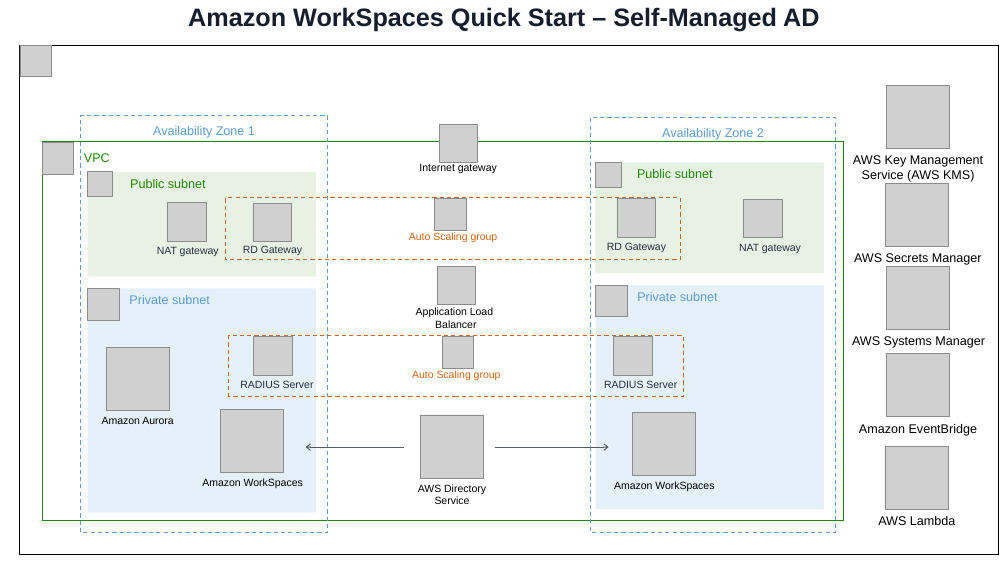
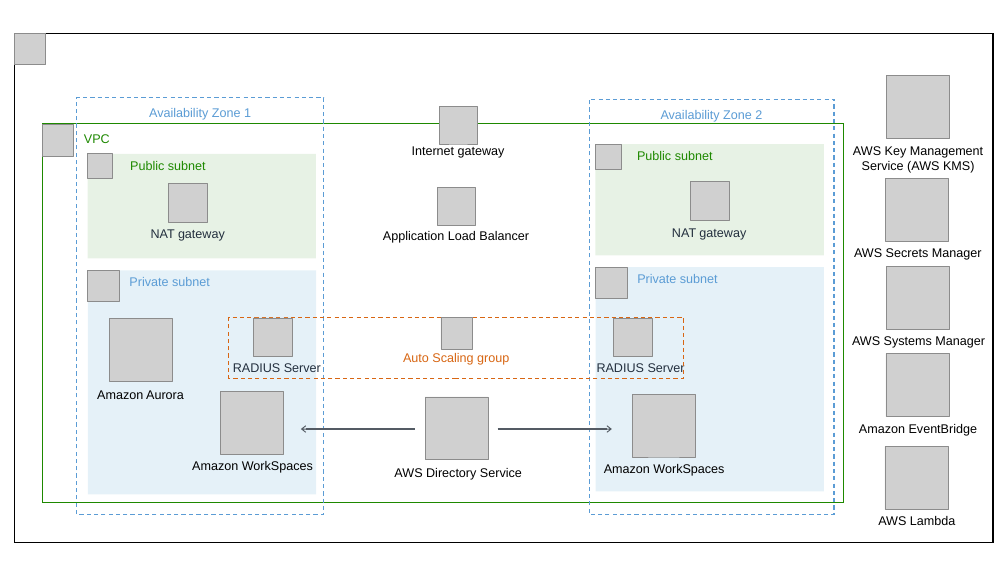
Before and after one commit to aws-quickstart/quickstart-freeradius-mfa-workspaces, a slide deck: slide 3 of docs/deployment_guide/images/Quick Start Ref. Arch.pptx. Drawn at 1008x567 pixels with LibreOffice and Linux fonts; fonts in the diff are those of the drawing; grey boxes stand for pictures. Boxes give left, top, right and bottom in pixels: in the first picture for what was removed or moved away, otherwise in the second. Text is boxed around its words. In the diff, an @@ line names an element or a change of style, - is before the commit and + after.

```diff
--- a/docs/deployment_guide/images/Quick Start Ref. Arch.pptx
+++ b/docs/deployment_guide/images/Quick Start Ref. Arch.pptx
@@ title removed at (188, 7, 819, 32) @@
-Amazon WorkSpaces Quick Start – Self-Managed AD
@@ picture: place and size @@
-picture at (20, 45, 51, 77)
+picture at (14, 33, 46, 65)
@@ rectangle: place and size @@
-rectangle at (20, 45, 998, 555)
+rectangle at (14, 33, 993, 543)
@@ picture: place and size @@
-picture at (887, 85, 950, 148)
+picture at (887, 76, 950, 138)
@@ rectangle "Availability Zone 1": place and size @@
-rectangle "Availability Zone 1" at (81, 116, 328, 532)
+rectangle "Availability Zone 1" at (76, 98, 324, 514)
@@ text "AWS Key Management Service (AWS ...": place and size @@
-text "AWS Key Management Service (AWS ..." at (853, 155, 983, 182)
+text "AWS Key Management Service (AWS ..." at (853, 146, 983, 173)
@@ picture: place and size @@
-picture at (886, 183, 949, 246)
+picture at (886, 178, 949, 241)
@@ rectangle removed at (226, 197, 681, 259) @@
-Auto Scaling group
@@ picture removed at (253, 203, 292, 241) @@
@@ picture removed at (435, 199, 467, 231) @@
@@ picture: place and size @@
-picture at (438, 266, 476, 304)
+picture at (438, 188, 476, 225)
@@ picture removed at (617, 199, 656, 237) @@
@@ picture: place and size @@
-picture at (743, 199, 782, 237)
+picture at (690, 181, 729, 220)
@@ size 10 to 12 pt in 11 elements at (229, 318, 684, 378), (192, 461, 313, 473), (604, 464, 724, 476), (151, 229, 225, 241), (597, 362, 685, 374), (412, 146, 505, 158), (233, 363, 321, 372), (97, 390, 184, 399), (394, 468, 522, 480), (672, 228, 746, 240), (383, 231, 529, 243) @@
@@ text "Application Load Balancer": place and size @@
-text "Application Load Balancer" at (416, 307, 493, 328)
+text "Application Load Balancer" at (383, 231, 529, 243)
@@ text "NAT gateway": place and size @@
-text "NAT gateway" at (739, 243, 801, 253)
+text "NAT gateway" at (672, 228, 746, 240)
@@ text removed at (243, 245, 302, 255) @@
-RD Gateway
@@ text removed at (607, 242, 666, 252) @@
-RD Gateway
@@ text "AWS Secrets Manager": place and size @@
-text "AWS Secrets Manager" at (854, 253, 982, 265)
+text "AWS Secrets Manager" at (854, 248, 982, 260)
@@ picture: place and size @@
-picture at (107, 347, 169, 410)
+picture at (109, 318, 172, 381)
@@ 12 pictures, 7 rectangles, 6 texts: place and size @@
-12 pictures, 7 rectangles, 6 texts at (42, 117, 844, 532)
+12 pictures, 7 rectangles, 6 texts at (42, 99, 844, 514)
@@ text "Amazon Aurora": place and size @@
-text "Amazon Aurora" at (102, 416, 173, 424)
+text "Amazon Aurora" at (97, 390, 184, 399)
@@ picture: place and size @@
-picture at (420, 415, 483, 478)
+picture at (425, 397, 488, 460)
@@ arrow moved from (306, 447) - (404, 447) to (301, 429) - (415, 429) @@
@@ arrow moved from (495, 447) - (609, 447) to (498, 429) - (612, 429) @@
@@ text "AWS Directory Service": place and size @@
-text "AWS Directory Service" at (418, 484, 486, 504)
+text "AWS Directory Service" at (394, 468, 522, 480)
```
Also in this commit, not shown: 2 other slides changed, 1 other file.
